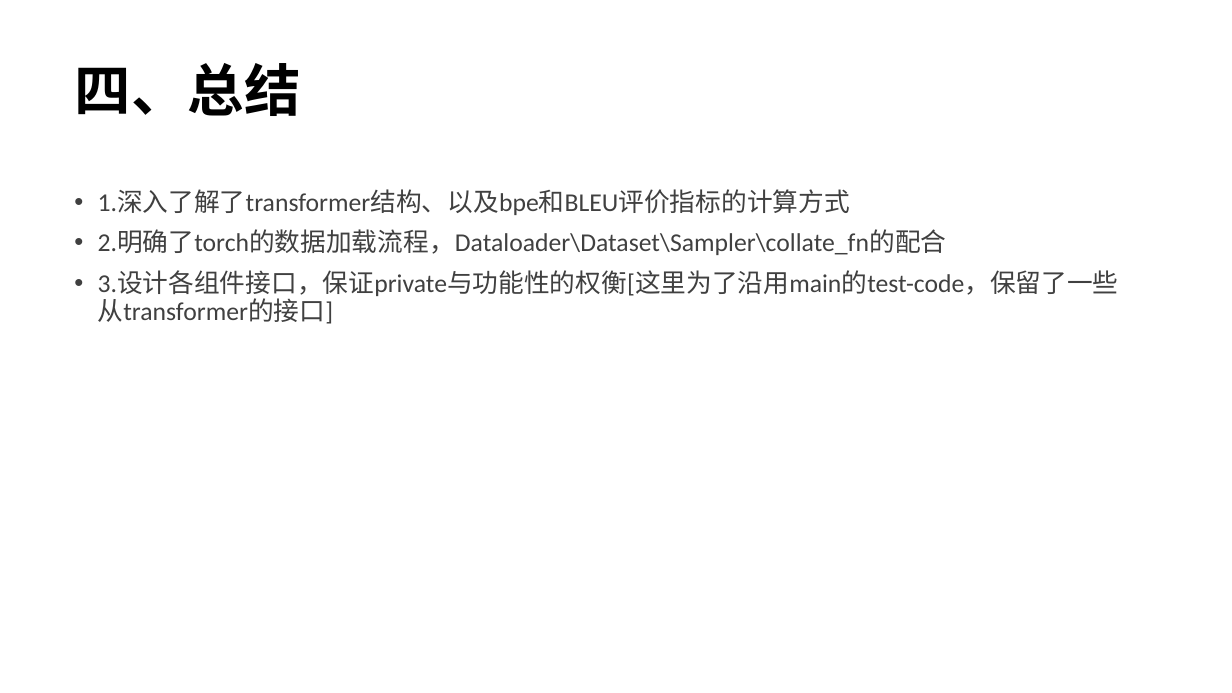
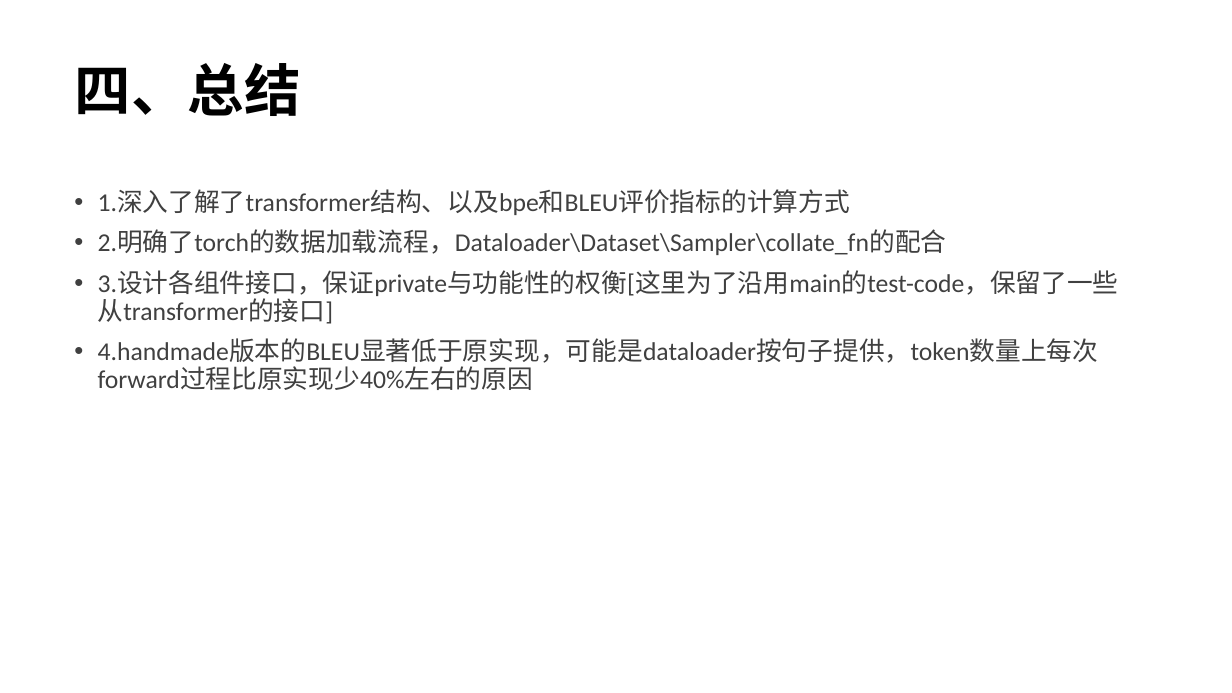
Before and after one commit to Gingkoleaves/TJ_Reproduce_Transformer, a slide deck: slide 6 of Reports/Reports-7.3.ppt. Drawn at 1232x693 pixels with LibreOffice and Linux fonts; fonts in the diff are those of the drawing. Boxes give left, top, right and bottom in pixels: in the first picture for what was removed or moved away, otherwise in the second. Text is boxed around its words. In the diff, an @@ line names an element or a change of style, - is before the commit and + after.

Commit message:
Update: ppt add analyse

```diff
--- a/Reports/Reports-7.3.ppt
+++ b/Reports/Reports-7.3.ppt
@@ text at (x1=98, y1=339, x2=1099, y2=390): paragraph added @@
+• 4.handmade版本的BLEU显著低于原实现，可能是dataloader按句子提供，token数量上每次forward过程比原实现少40%左右的原因
```
